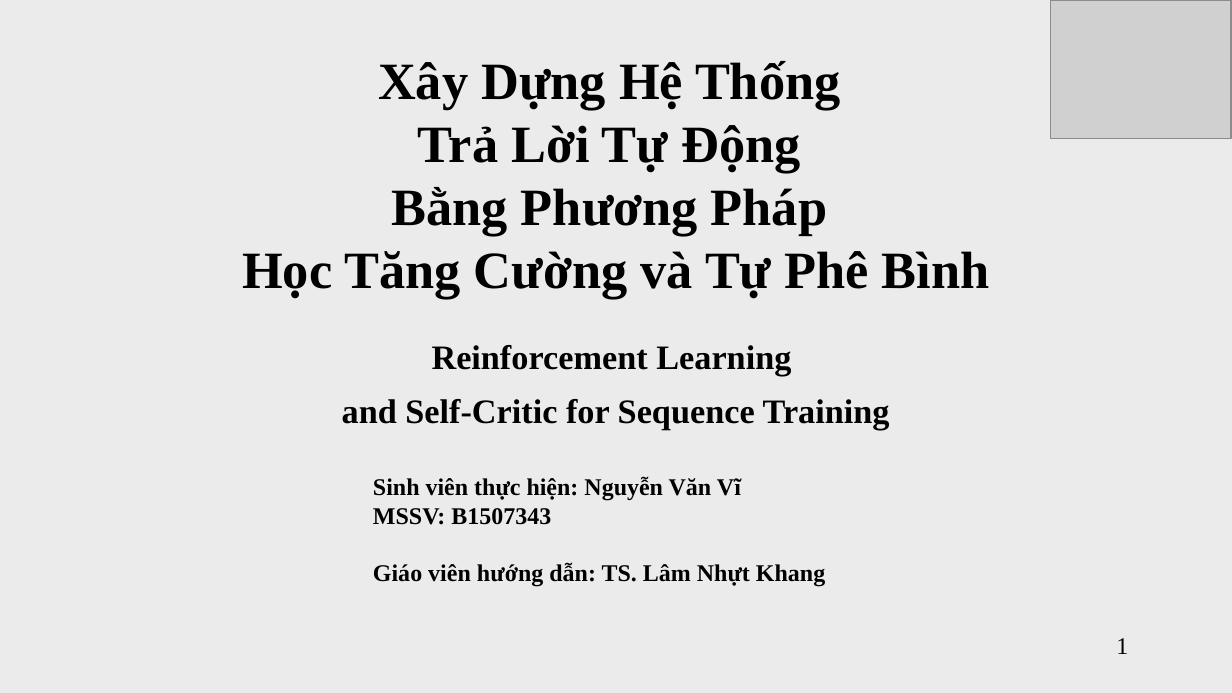
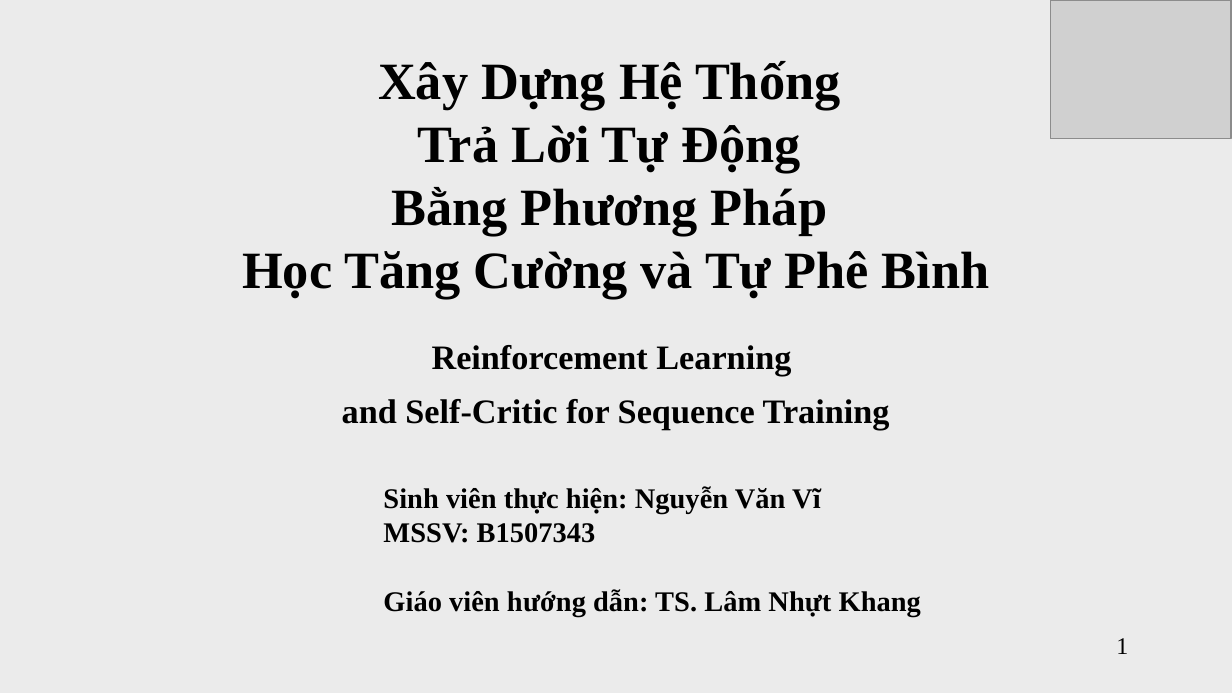
Before and after one commit to vanvibig/BaoCaoLuanVan, a slide deck: slide 1 of BaoCaoLuanVan_NguyenVanVi.pptx. Drawn at 1232x693 pixels with LibreOffice and Linux fonts; fonts in the diff are those of the drawing; grey boxes stand for pictures. Boxes give left, top, right and bottom in pixels: in the first picture for what was removed or moved away, otherwise in the second. Text is boxed around its words. In the diff, an @@ line names an element or a change of style, - is before the commit and + after.

```diff
--- a/BaoCaoLuanVan_NguyenVanVi.pptx
+++ b/BaoCaoLuanVan_NguyenVanVi.pptx
@@ text "Sinh viên thực hiện: Nguyễn ...": place and size @@
-text "Sinh viên thực hiện: Nguyễn ..." at bbox=[373, 476, 825, 587]
+text "Sinh viên thực hiện: Nguyễn ..." at bbox=[383, 486, 921, 616]
@@ text "Sinh viên thực hiện: Nguyễn ..." at bbox=[383, 486, 921, 616]: size 14 to 16.6 pt @@
```
Also in this commit, not shown: 6 other slides changed, 1 slide added, 3 other files.
